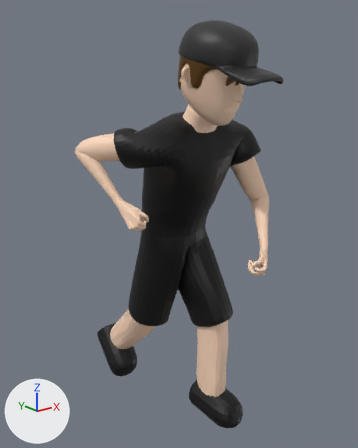
A saved change to the FBX model Testing/Assets/Models/enemy.fbx.
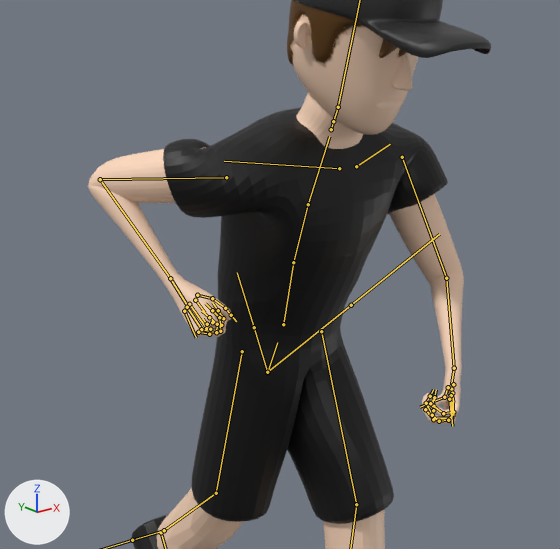
Each version is shown whole from a 50 mm camera at (-1.04, -1.33, 1.269) aimed at (0.007, -0.021, 0.746), then close up on the part from 8% to 89% of the width and 13% to 76% of the height. Arrows for +X, +Y and +Z are at lower left; the lights stay in place. Both versions are drawn at frame 456 of the action 'metarig|metarigAction'; the numbers are the values there. The bones that bend it are drawn over the model as lines in the close-ups.

In view in the first close-up: 'Shirt', 'Torso'.
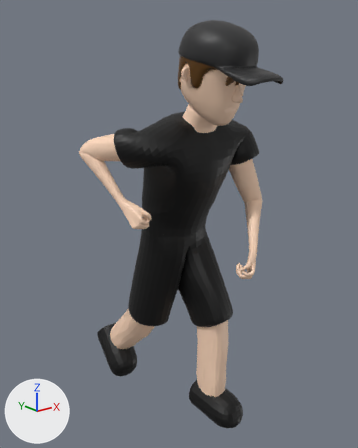
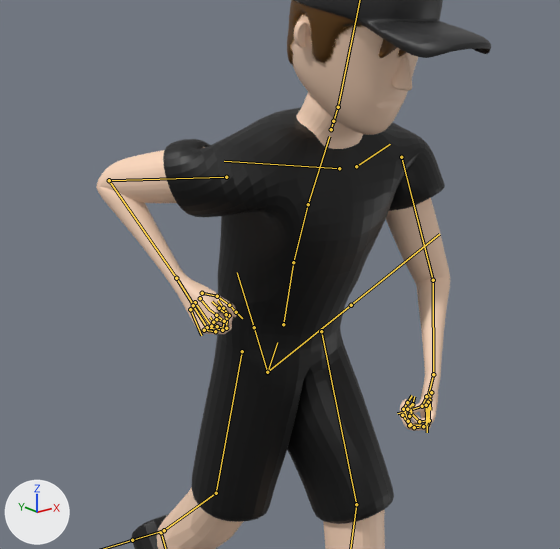
Patch to the scene script:
```diff
--- a/Testing/Assets/Models/enemy.fbx.py
+++ b/Testing/Assets/Models/enemy.fbx.py
@@ bone_upper_arm_l @@
 bone_upper_arm_l = bpy.data.objects['metarig'].pose.bones['upper_arm.L']  # child of 'shoulder.L'
-bone_upper_arm_l.rotation_quaternion = (0.821, 0.383, -0.075, -0.417)  # degrees (45, 11, -49)
+bone_upper_arm_l.rotation_quaternion = (0.818, 0.353, -0.037, -0.452)  # degrees (39, 15, -53)
@@ bone_upper_arm_r @@
 bone_upper_arm_r = bpy.data.objects['metarig'].pose.bones['upper_arm.R']  # child of 'shoulder.R'
-bone_upper_arm_r.rotation_quaternion = (0.658, -0.185, -0.567, 0.461)  # degrees (-69, -35, 95)
+bone_upper_arm_r.rotation_quaternion = (0.639, -0.179, -0.551, 0.505)  # degrees (-67, -32, 98)
```

What differs and where, as boxes (x1, y1, x2, y2) in the close-ups (560 x 549 px):
'Shirt', posed
    before: (163, 107, 448, 524)
    after: (163, 107, 445, 524)
'Torso', posed
    before: (88, 0, 491, 549)
    after: (96, 0, 491, 549)
bone 'upper_arm.L', root to tip
    before: (402, 157) to (446, 278)
    after: (401, 157) to (433, 280)
bone 'upper_arm.R', root to tip
    before: (226, 177) to (100, 179)
    after: (226, 177) to (109, 180)
